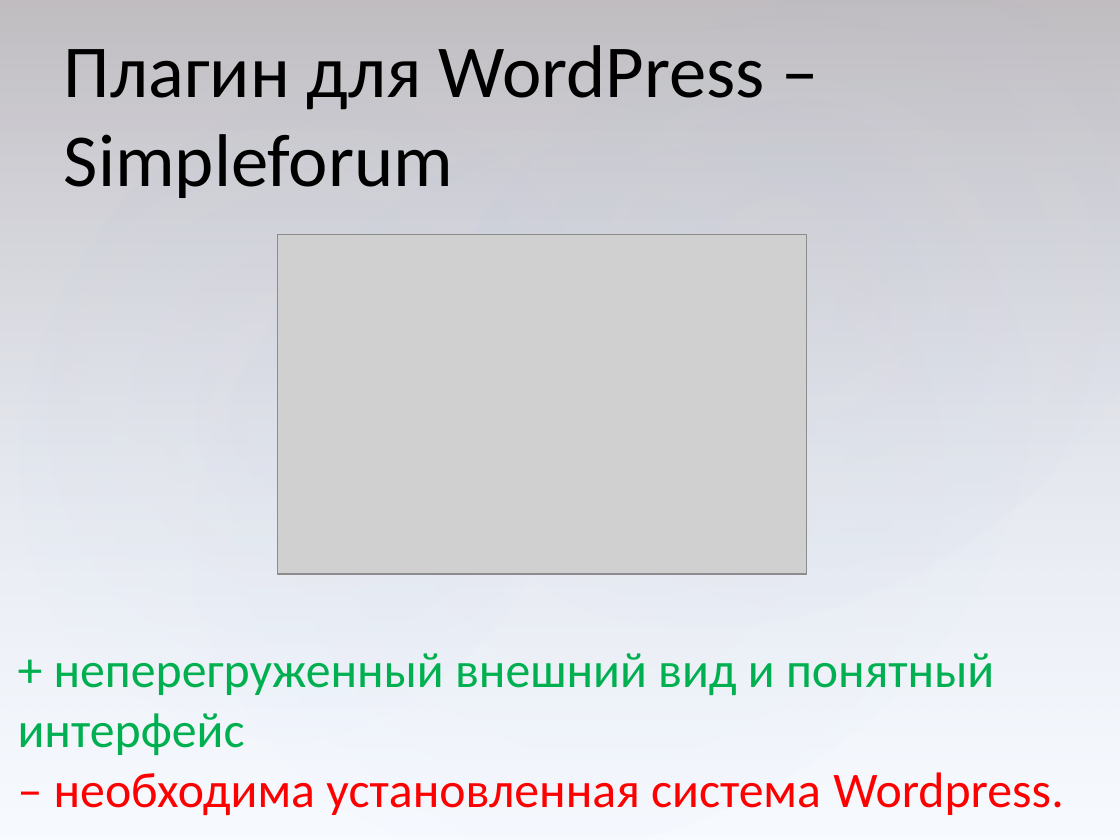
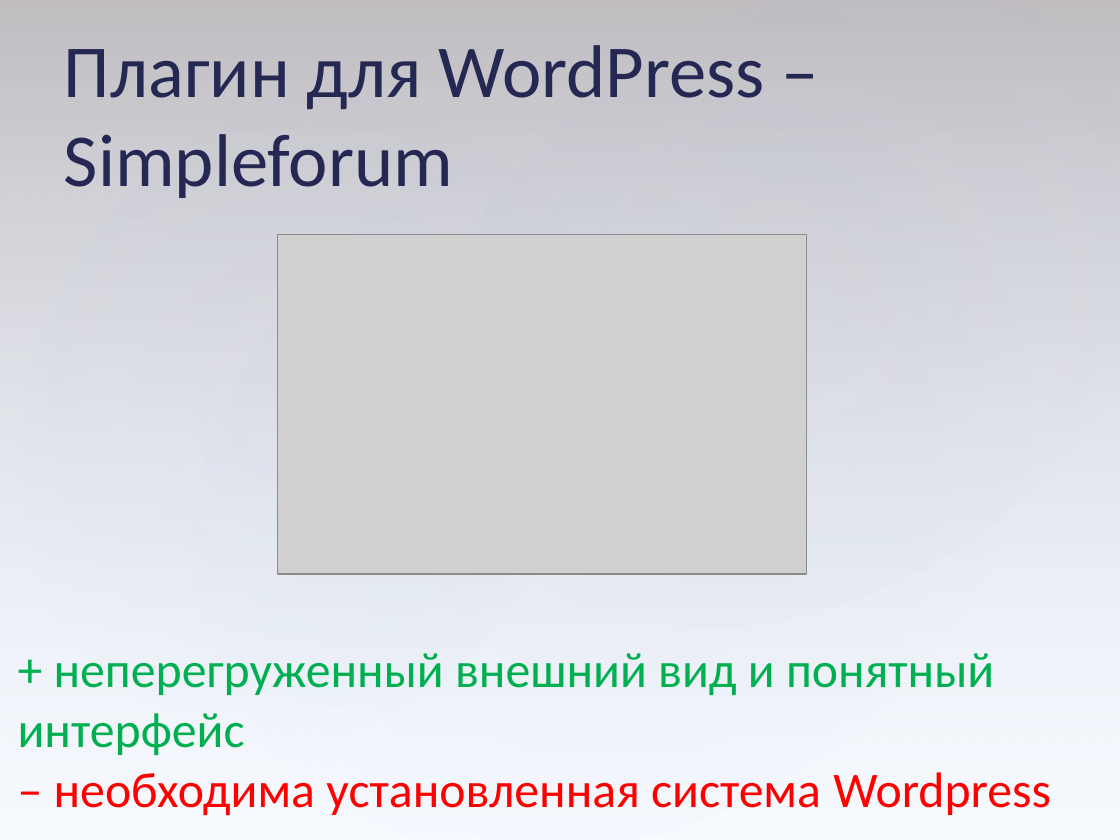
Before and after one commit to serpikovs/in40, a slide deck: slide 5 of !docs/common.pptx. Drawn at 1120x840 pixels with LibreOffice and Linux fonts; fonts in the diff are those of the drawing; grey boxes stand for pictures. Boxes give left, top, right and bottom in pixels: in the first picture for what was removed or moved away, otherwise in the second. Text is boxed around its words. In the diff, an @@ line names an element or a change of style, - is before the commit and + after.

```diff
--- a/!docs/common.pptx
+++ b/!docs/common.pptx
@@ text "Плагин для WordPress – Simpleforum" at [64,45,765,198]: text colour #000000 to #242852 @@
@@ text at [54,772,1051,816]: text changed @@
-– необходима установленная система Wordpress.
+– необходима установленная система Wordpress
```
Also in this commit, not shown: 34 other slides changed.
